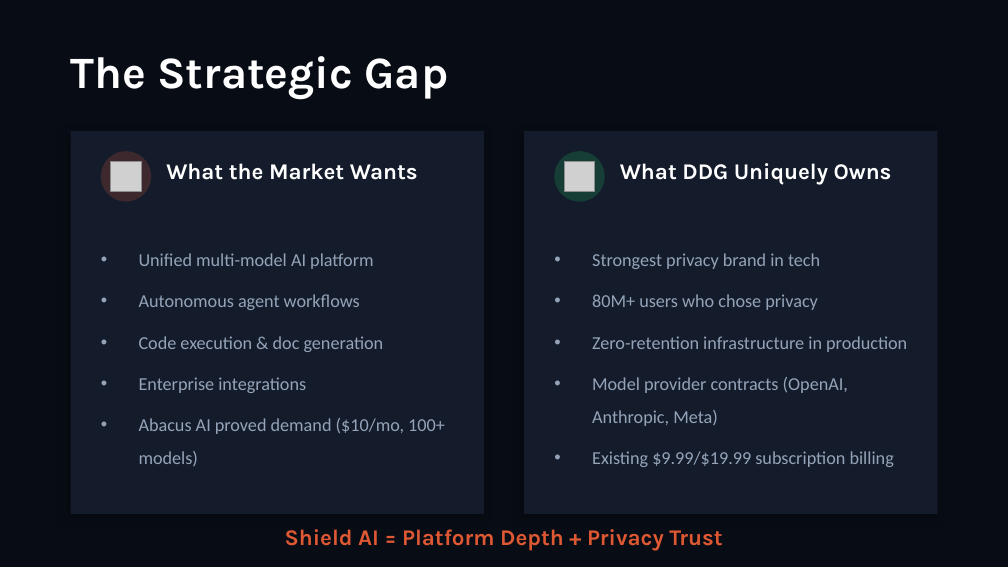
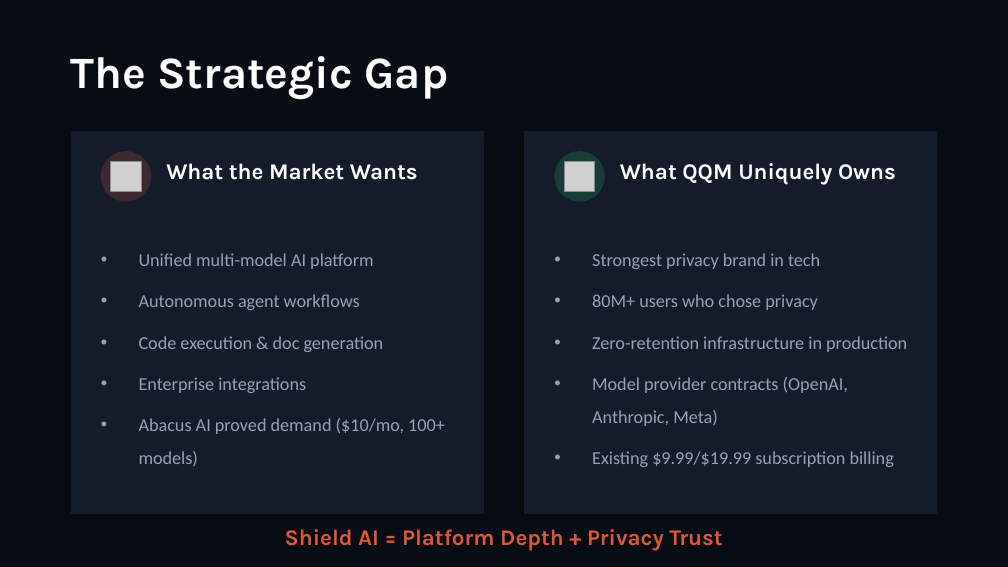
Before and after one commit to jaypast/shield-ai, a slide deck: slide 3 of proposal/shield-ai-proposal.pptx. Drawn at 1008x567 pixels with LibreOffice and Linux fonts; fonts in the diff are those of the drawing; grey boxes stand for pictures. Boxes give left, top, right and bottom in pixels: in the first picture for what was removed or moved away, otherwise in the second. Text is boxed around its words. In the diff, an @@ line names an element or a change of style, - is before the commit and + after.

```diff
--- a/proposal/shield-ai-proposal.pptx
+++ b/proposal/shield-ai-proposal.pptx
@@ text at [620,163,896,185]: text changed @@
-What DDG Uniquely Owns
+What QQM Uniquely Owns
```
Also in this commit, not shown: 6 other slides changed.
